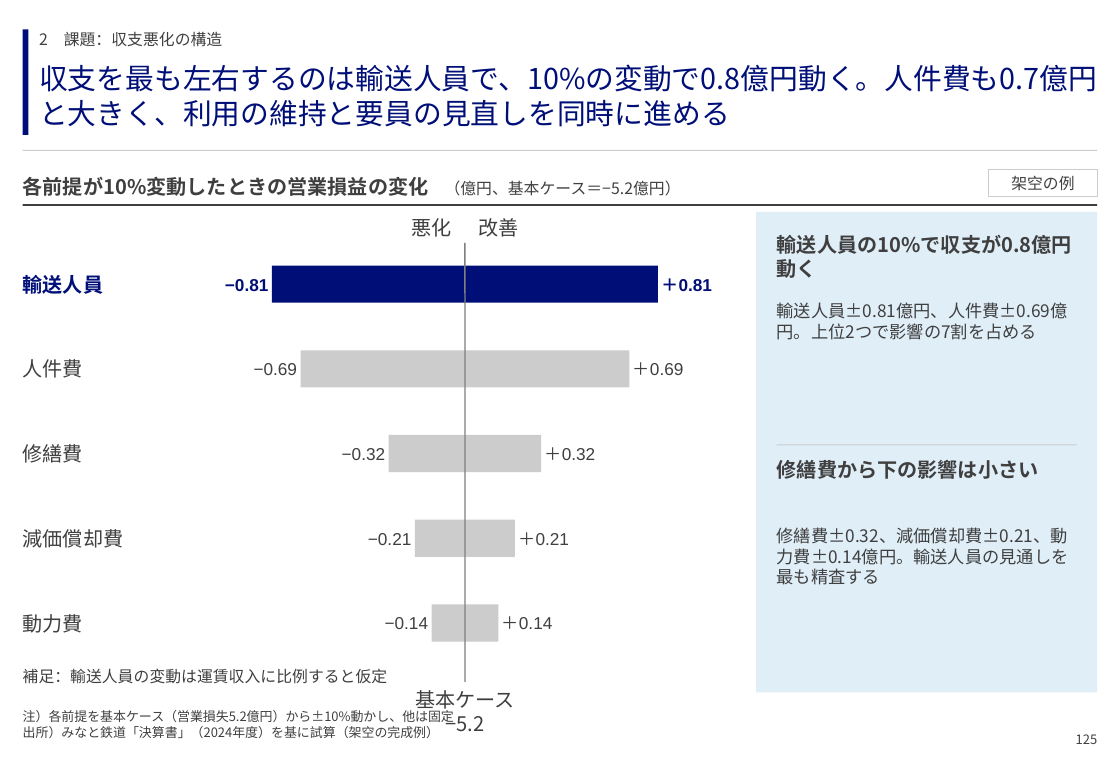
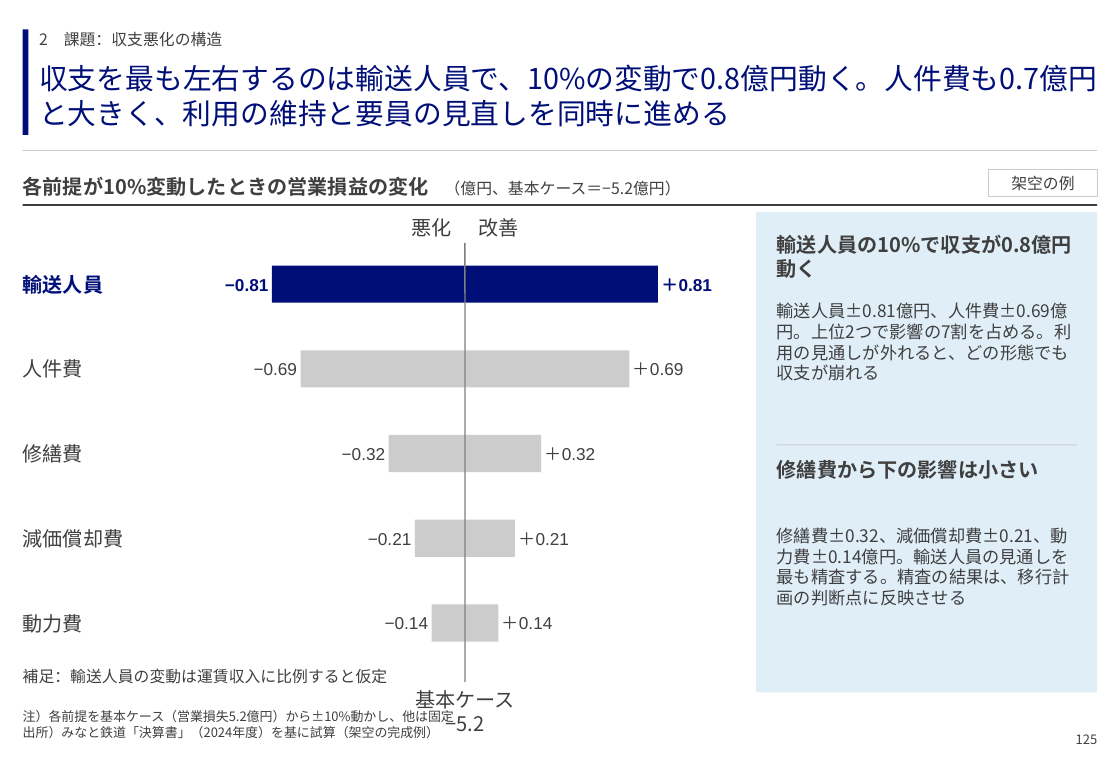
Before and after one commit to GontaHH/slide_builder, a slide deck: slide 127 of patterns/pattern-deck.pptx. Drawn at 1120x775 pixels with LibreOffice and Linux fonts; fonts in the diff are those of the drawing. Boxes give left, top, right and bottom in pixels: in the first picture for what was removed or moved away, otherwise in the second. Text is boxed around its words. In the diff, an @@ line names an element or a change of style, - is before the commit and + after.

```diff
--- a/patterns/pattern-deck.pptx
+++ b/patterns/pattern-deck.pptx
@@ text at <box>777,302,1072,381</box>: text changed @@
-輸送人員±0.81億円、人件費±0.69億円。上位2つで影響の7割を占める
+輸送人員±0.81億円、人件費±0.69億円。上位2つで影響の7割を占める。利用の見通しが外れると、どの形態でも収支が崩れる
@@ text at <box>777,527,1070,606</box>: text changed @@
-修繕費±0.32、減価償却費±0.21、動力費±0.14億円。輸送人員の見通しを最も精査する
+修繕費±0.32、減価償却費±0.21、動力費±0.14億円。輸送人員の見通しを最も精査する。精査の結果は、移行計画の判断点に反映させる
```
Also in this commit, not shown: 123 other slides changed, 3 other files.
